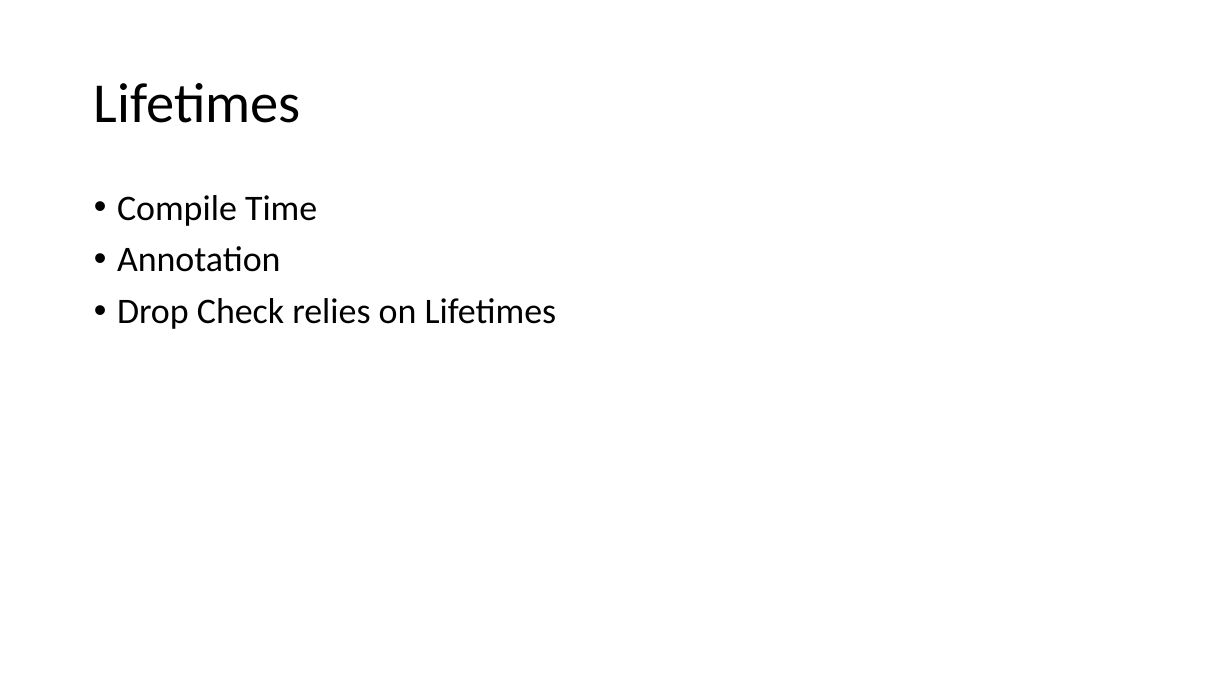
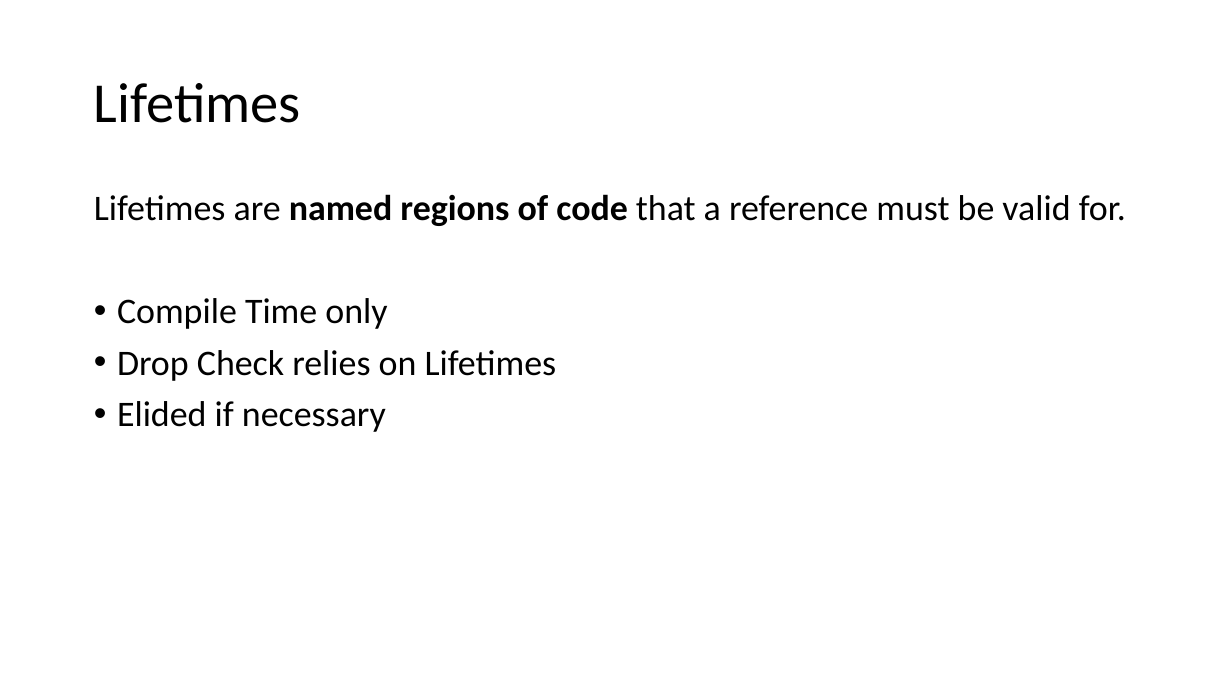
Before and after one commit to kugushev/course-rust-basics, a slide deck: slide 38 of pres/03-Ownership.pptx (slide 45 before the commit). Drawn at 1232x693 pixels with LibreOffice and Linux fonts; fonts in the diff are those of the drawing. Boxes give left, top, right and bottom in pixels: in the first picture for what was removed or moved away, otherwise in the second. Text is boxed around its words. In the diff, an @@ line names an element or a change of style, - is before the commit and + after.

```diff
--- a/pres/03-Ownership.pptx
+++ b/pres/03-Ownership.pptx
@@ text at [94,194,1126,329]: text changed @@
-• Compile Time
-• Annotation
+Lifetimes are named regions of code that a reference must be valid for.
+• Compile Time only
@@ text at [117,401,386,432]: paragraph added @@
+• Elided if necessary
```
Also in this commit, not shown: 9 other slides changed, 13 slides added, 11 slides removed, 2 other files.
